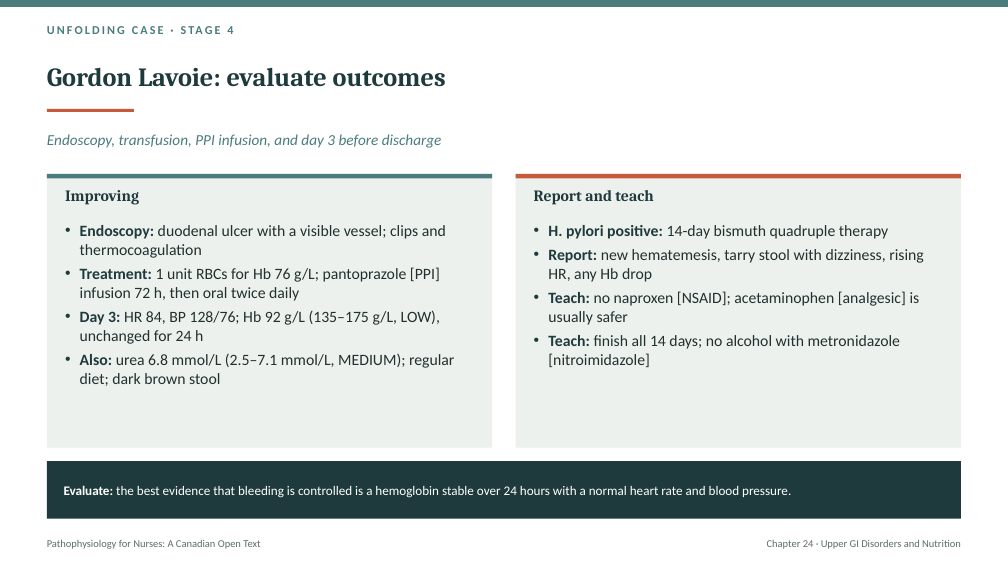
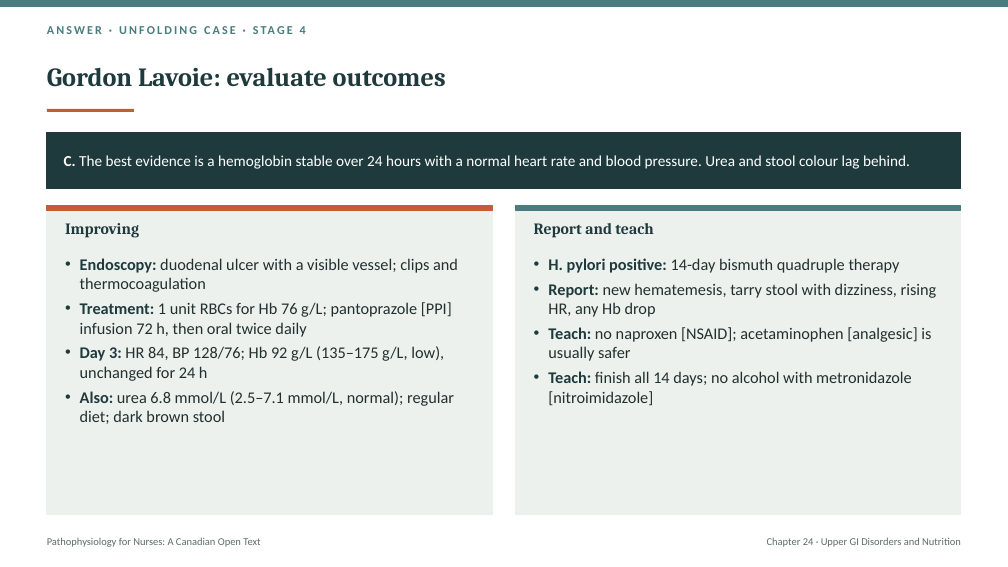
Before and after one commit to andrewleenl/opensourcenursing, a slide deck: slide 48 of Ch24_Upper_Gastrointestinal_Disorders_and_Nutrition_Lecture_Presentation.pptx (slide 45 before the commit). Drawn at 1008x567 pixels with LibreOffice and Linux fonts; fonts in the diff are those of the drawing. Boxes give left, top, right and bottom in pixels: in the first picture for what was removed or moved away, otherwise in the second. Text is boxed around its words. In the diff, an @@ line names an element or a change of style, - is before the commit and + after.

```diff
--- a/Ch24_Upper_Gastrointestinal_Disorders_and_Nutrition_Lecture_Presentation.pptx
+++ b/Ch24_Upper_Gastrointestinal_Disorders_and_Nutrition_Lecture_Presentation.pptx
@@ text at <box>300,26,306,34</box>: text changed @@
-UNFOLDING CASE · STAGE 4
+ANSWER · UNFOLDING CASE · STAGE 4
@@ text in rectangle at <box>47,134,442,148</box>: text removed @@
-Endoscopy, transfusion, PPI infusion, and day 3 before discharge
@@ rectangle: place and size @@
-rectangle at <box>47,134,442,148</box>
+rectangle at <box>47,132,961,188</box>
@@ rectangle at <box>47,132,961,188</box>: fill none to #1F3A3D; outline none to #1F3A3D 1 pt @@
@@ text at <box>64,155,910,169</box>: text changed; size 12.5 to 14.5 pt @@
-Evaluate: the best evidence that bleeding is controlled is a hemoglobin stable over 24 hours with a normal heart rate and blood pressure.
+C. The best evidence is a hemoglobin stable over 24 hours with a normal heart rate and blood pressure. Urea and stool colour lag behind.
@@ rectangle: place and size @@
-rectangle at <box>47,174,492,178</box>
+rectangle at <box>47,206,492,210</box>
@@ rectangle at <box>47,206,492,210</box>: fill #4A7C7E to #C75B39; outline none to #C75B39 1 pt @@
@@ rectangle: place and size @@
-rectangle at <box>47,174,492,448</box>
+rectangle at <box>47,206,492,514</box>
@@ rectangle at <box>47,206,492,514</box>: outline none to #EDF1EE 1 pt @@
@@ rectangle: place and size @@
-rectangle at <box>516,174,961,178</box>
+rectangle at <box>516,206,961,210</box>
@@ rectangle at <box>516,206,961,210</box>: fill #C75B39 to #4A7C7E; outline none to #4A7C7E 1 pt @@
@@ rectangle at <box>516,206,961,514</box>: outline none to #EDF1EE 1 pt @@
@@ rectangle: place and size @@
-rectangle at <box>516,174,961,448</box>
+rectangle at <box>516,206,961,514</box>
@@ text "Improving": place and size @@
-text "Improving" at <box>65,190,139,205</box>
+text "Improving" at <box>65,223,139,238</box>
@@ text "Report and teach": place and size @@
-text "Report and teach" at <box>534,190,653,205</box>
+text "Report and teach" at <box>534,223,653,238</box>
@@ text "Endoscopy: duodenal ulcer with a ...": place and size @@
-text "Endoscopy: duodenal ulcer with a ..." at <box>80,225,454,386</box>
+text "Endoscopy: duodenal ulcer with a ..." at <box>80,258,458,424</box>
@@ text at <box>80,258,458,337</box>: size 15 to 15.5 pt in "Endoscopy: duodenal ulcer with a visible vessel; ...", "Treatment: 1 unit RBCs for Hb 76 ..." @@
@@ text "H. pylori positive: 14-day bismuth ...": place and size @@
-text "H. pylori positive: 14-day bismuth ..." at <box>548,225,924,367</box>
+text "H. pylori positive: 14-day bismuth ..." at <box>548,258,937,406</box>
@@ text "H. pylori positive: 14-day bismuth ..." at <box>548,258,937,406</box>: size 15 to 15.5 pt @@
@@ text at <box>80,346,454,424</box>: text changed; size 15 to 15.5 pt @@
-• Day 3: HR 84, BP 128/76; Hb 92 g/L (135–175 g/L, LOW), unchanged for 24 h
-• Also: urea 6.8 mmol/L (2.5–7.1 mmol/L, MEDIUM); regular diet; dark brown stool
+• Day 3: HR 84, BP 128/76; Hb 92 g/L (135–175 g/L, low), unchanged for 24 h
+• Also: urea 6.8 mmol/L (2.5–7.1 mmol/L, normal); regular diet; dark brown stool
@@ rectangle removed at <box>47,461,961,519</box> @@
```
Also in this commit, not shown: 38 other slides changed, 16 slides added, 11 slides removed, 2 other files.
